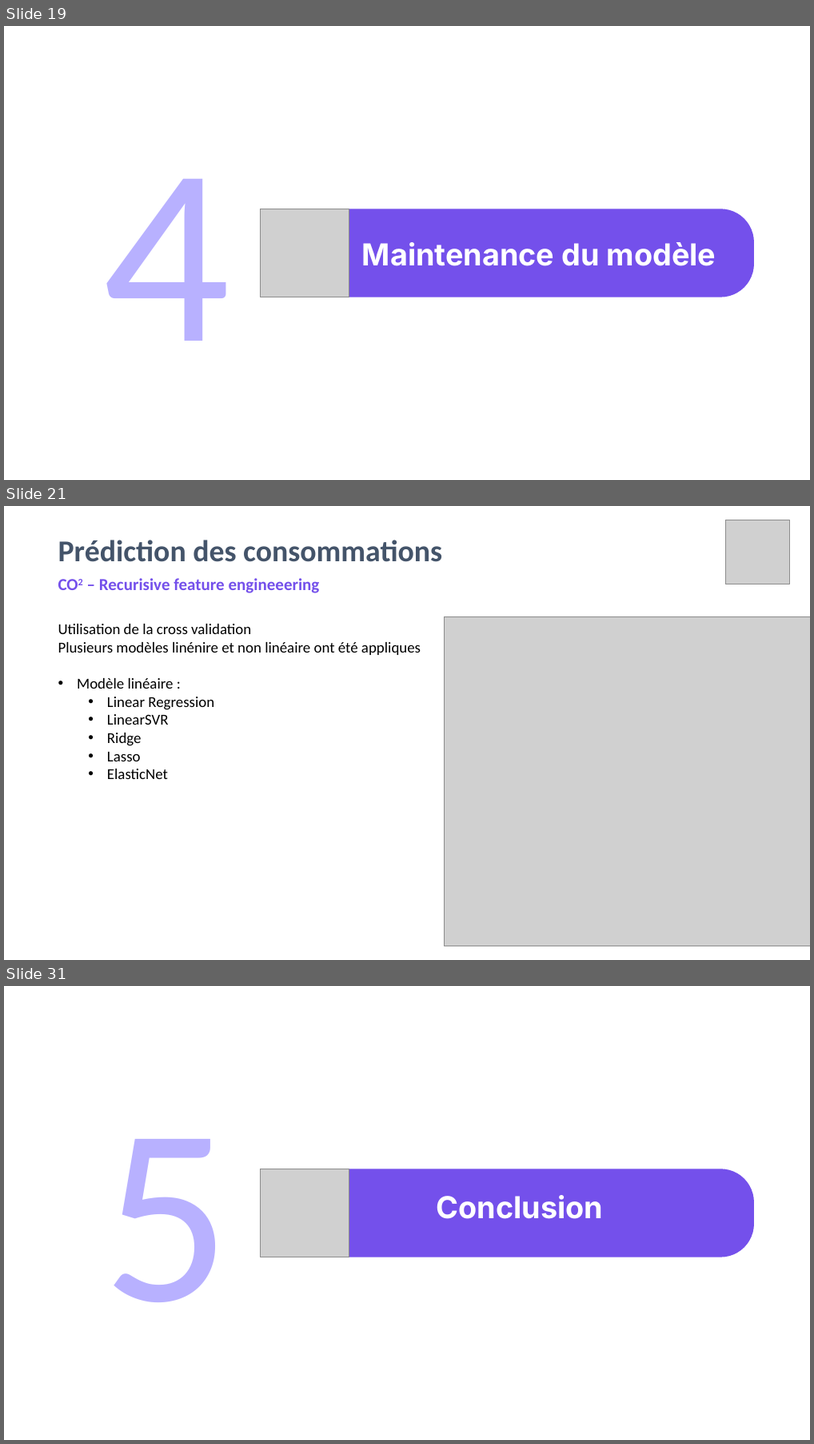
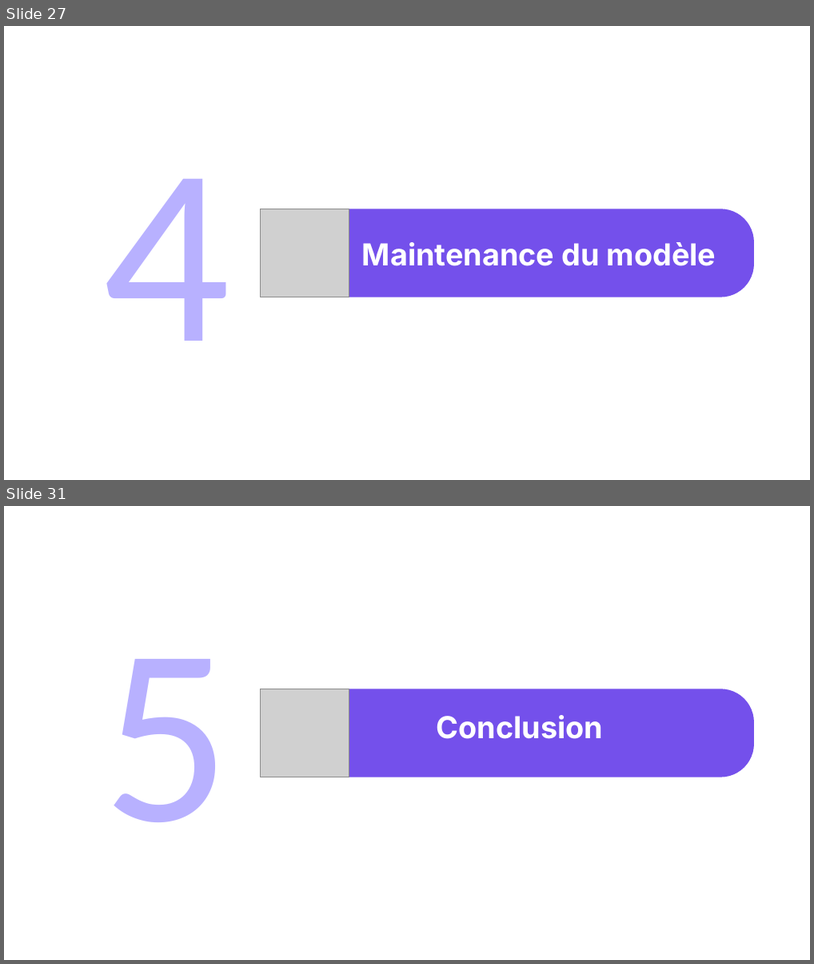
Before and after one commit to amaye15/OpenClassroom--Machine-Learning-Engineer, a slide deck: P4/P4.pptx. Shown one above the other, each under a label of ours: slides 19, 21 and 31 before the commit, slides 27 and 31 after it; the slides between them are not shown. The pictures are 814x1444 and 814x964 pixels, drawn with LibreOffice and Linux fonts; fonts in the diff are those of the drawing; grey boxes stand for pictures. Boxes give left, top, right and bottom in pixels: in the first picture for what was removed or moved away, otherwise in the second. Text is boxed around its words. In the diff, an @@ line names an element or a change of style, - is before the commit and + after.

```diff
--- a/P4/P4.pptx
+++ b/P4/P4.pptx
@@ slide 21 removed at (4,506,810,960), background #FFFFFF @@
@@ picture removed at (726,520,790,584) @@
@@ title removed at (58,540,442,562) @@
-Prédiction des consommations
@@ text removed at (99,578,320,593) @@
-CO2 – Recurisive feature engineeering
@@ text removed at (58,624,421,779) @@
-Utilisation de la cross validation
-Plusieurs modèles linénire et non linéaire ont été appliques
-• Modèle linéaire :
-  • Linear Regression
-  • LinearSVR
-  • Ridge
-  • Lasso
-  • ElasticNet
@@ picture removed at (445,616,810,945) @@
@@ what was slide 19 is now slide 27 @@
```
Also in this commit, not shown: 10 slides changed, 15 slides added, 14 other slides removed, 6 other files.
